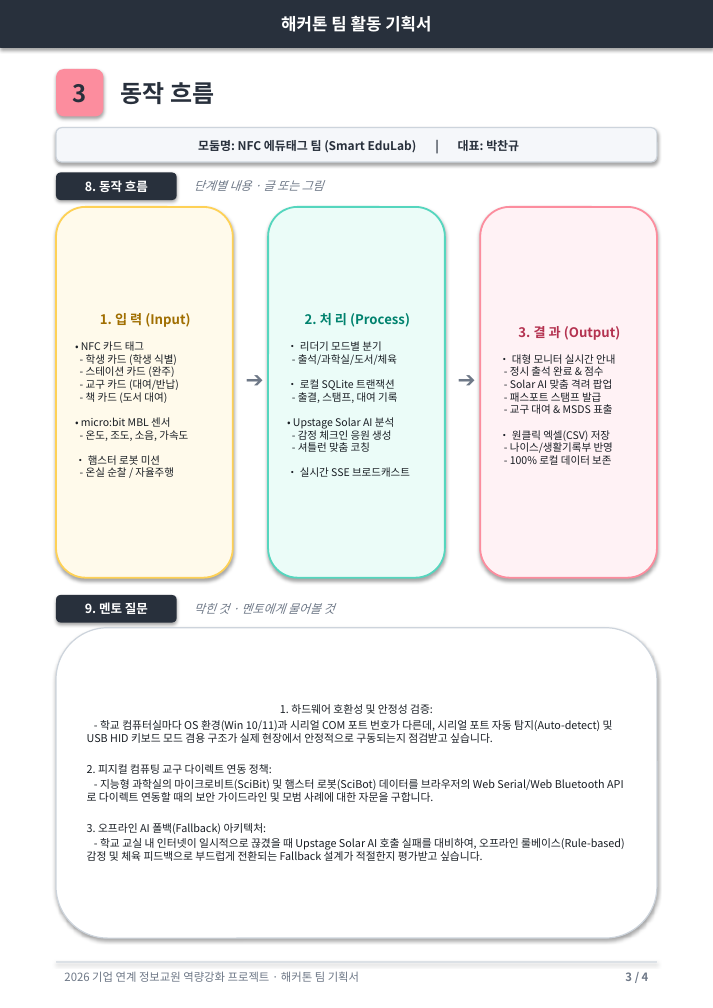
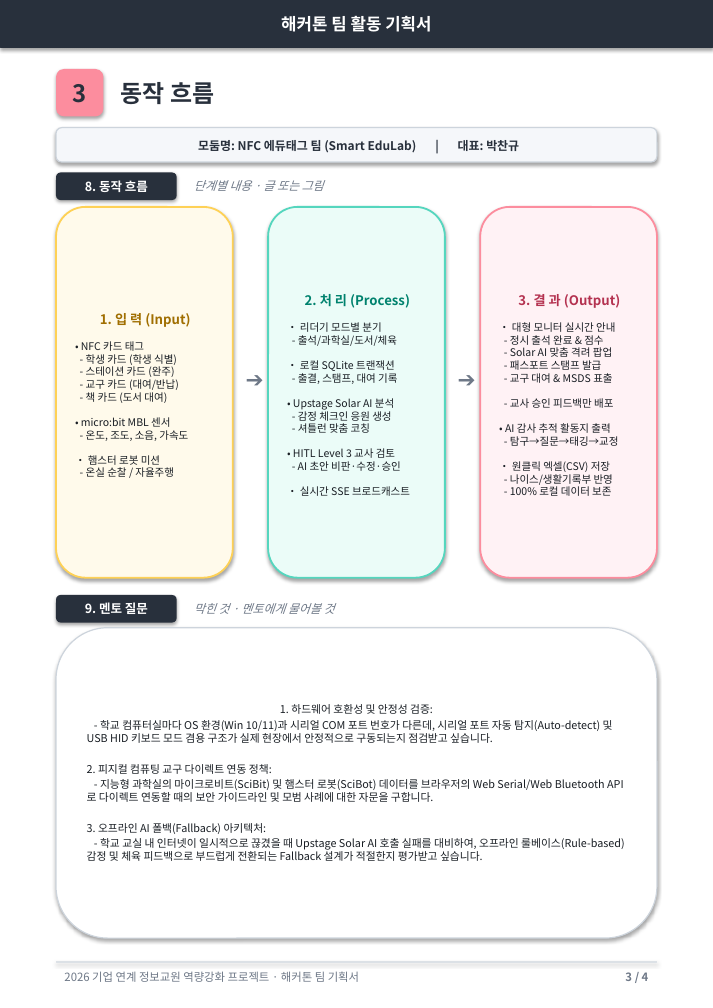
Before and after one commit to kfcman21/nfc-attendance, a slide deck: slide 3 of (완성본)해커톤_팀_활동_기획서_NFC에듀태그.pptx. Drawn at 713x1008 pixels with LibreOffice and Linux fonts; fonts in the diff are those of the drawing. Boxes give left, top, right and bottom in pixels: in the first picture for what was removed or moved away, otherwise in the second. Text is boxed around its words. In the diff, an @@ line names an element or a change of style, - is before the commit and + after.

```diff
--- a/(완성본)해커톤_팀_활동_기획서_NFC에듀태그.pptx
+++ b/(완성본)해커톤_팀_활동_기획서_NFC에듀태그.pptx
@@ text in rounded rectangle at box(505, 398, 619, 446): paragraphs added @@
+- 교사 승인 피드백만 배포
+• AI 감사 추적 활동지 출력
+- 탐구→질문→태깅→교정
@@ text in rounded rectangle at box(293, 448, 401, 471): paragraphs added @@
+• HITL Level 3 교사 검토
+- AI 초안 비판·수정·승인
```
Also in this commit, not shown: 3 other slides changed, 3 other files.
